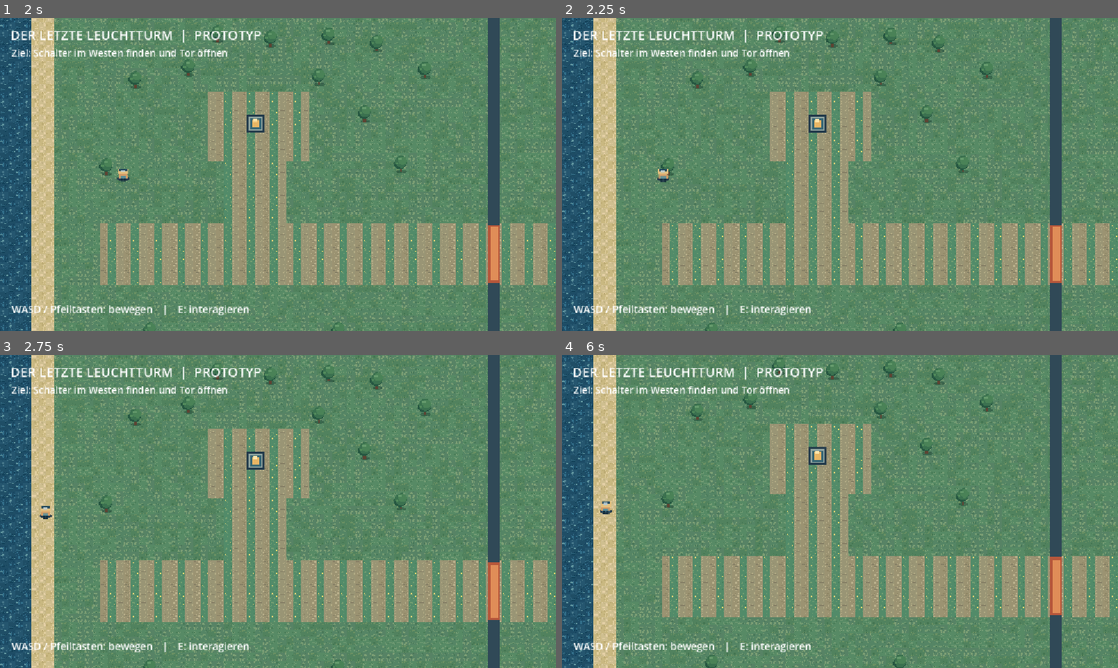
Above: before the commit, frames 1-4 (two rows, left to right).
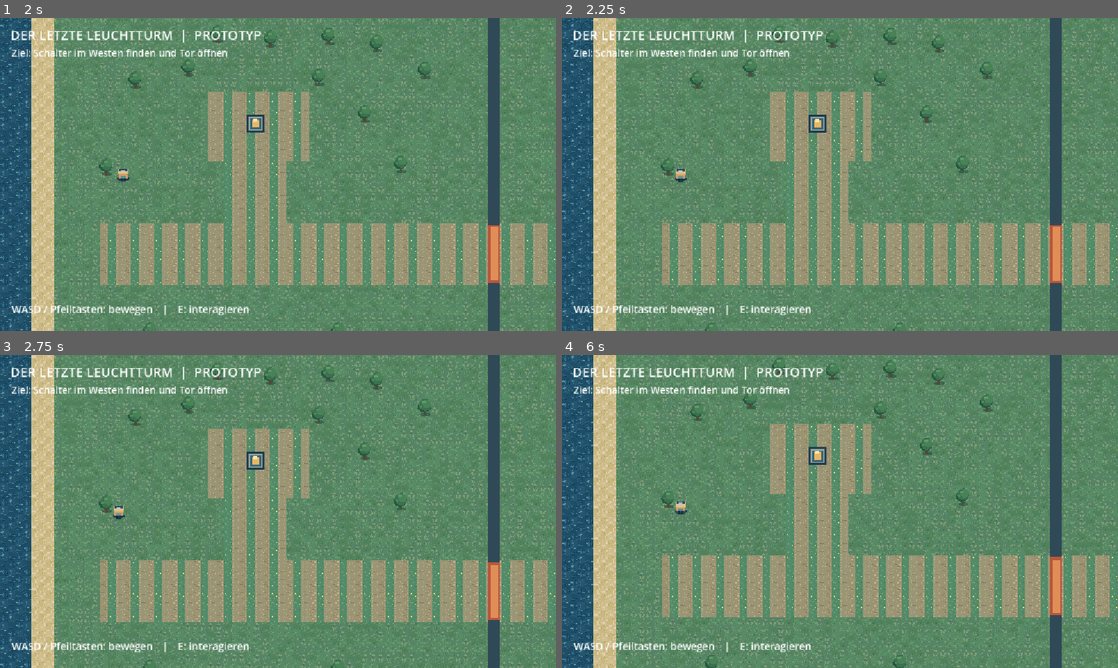
Above: after the commit, the same moments.

Repository: mkaruti/der-letzte-leuchtturm
Game: Godot game, scene res://scenes/main.tscn
The game is run twice, just before and just after one commit, with the same random seed, the same clock (stepped at 60 frames per second) and the same inputs.
Inputs (mouse positions are in pixels of both pictures, inside the frame that each line leads up to):
- Up to frame 1 (2 s): tap Enter at 0.5, 0.6 s; move the mouse to (250, 237) at 0.52 s; hold Up (ui_up) 0.53-1.25 s; click (250, 237) at 0.67 s; tap Space at 0.77 s; drag from (444, 221) to (250, 237) at 1.27 s
- Up to frame 2 (2.25 s): move the mouse to (673, 127) at 2.02 s; hold Left (ui_left) from 2.03 s (still down); tap F at 2.1 s
- Up to frame 3 (2.75 s): keep holding Left (ui_left)
- Up to frame 4 (6 s): release Left (ui_left) at 2.75 s; tap Space at 2.75, 3.77 s; drag from (867, 511) to (673, 464) at 2.77 s; tap Enter at 3.5 s; move the mouse to (756, 433) at 3.52 s; hold Down (ui_down) 3.53-4.25 s; tap Backspace at 3.6 s; drag from (962, 495) to (756, 433) at 4.27 s; move the mouse to (728, 527) at 5.02 s; hold Up (ui_up) 5.03-5.75 s; tap Tab at 5.1 s; click (728, 527) at 5.17 s; drag from (895, 442) to (728, 527) at 5.77 s

Frame 1 is identical in both runs. In frame 2, 0.1% of the frame differs, in the area x 17-23%, y 48-53%; in frame 3, 0.1%; in frame 4, 0.5%, in the area x 0-100%, y 0-83%.

Commit message:
Add water and obstacle collision system

Diff:
--- a/scenes/main.tscn
+++ b/scenes/main.tscn
@@ -1,15 +1,18 @@
-[gd_scene load_steps=4 format=3]
+[gd_scene load_steps=5 format=3]
 
 [ext_resource type="Script" path="res://scripts/main.gd" id="1_main"]
 [ext_resource type="PackedScene" path="res://scenes/player.tscn" id="2_player"]
 
 [ext_resource type="PackedScene" path="res://scenes/island_ground.tscn" id="3_island"]
 
+[ext_resource type="Script" path="res://scripts/island_collision.gd" id="4_collision"]
+
 [node name="Main" type="Node2D"]
 script = ExtResource("1_main")
 
 [node name="IslandGround" parent="." instance=ExtResource("3_island")]
 z_index = -1
+script = ExtResource("4_collision")
 
 [node name="Player" parent="." instance=ExtResource("2_player")]
 position = Vector2(255, 640)
--- /dev/null
+++ b/scripts/island_collision.gd
@@ -0,0 +1,72 @@
+extends TileMapLayer
+## Schritt 7: Kollisionsregeln für unsere Insel (Godot 4.7).
+## Die TileMapLayer bleibt editierbar. Kein Eingriff in Spieler, Tor oder Kamera.
+## Atlas 0..2 = Wasser, 3..5 = Sand, 6..8 = Gras, 9..11 = Weg.
+
+const WATER_TILE_COUNT: int = 3
+const TREE_TRUNK_RADIUS: float = 12.0
+const TREE_TRUNK_OFFSET: Vector2 = Vector2(0, 10)
+
+
+func _ready() -> void:
+    _enable_water_collision()
+    _enable_tree_collision()
+
+
+func _enable_water_collision() -> void:
+    if tile_set == null:
+        push_error("Insel-Kollision: Kein TileSet an IslandGround vorhanden.")
+        return
+
+    # Das TileSet zur Laufzeit kopieren, damit die Quelldatei unverändert bleibt.
+    var collision_tileset: TileSet = tile_set.duplicate(true) as TileSet
+    if collision_tileset.get_physics_layers_count() == 0:
+        collision_tileset.add_physics_layer()
+    collision_tileset.set_physics_layer_collision_layer(0, 1)
+    collision_tileset.set_physics_layer_collision_mask(0, 1)
+
+    var terrain_atlas: TileSetAtlasSource = collision_tileset.get_source(0) as TileSetAtlasSource
+    if terrain_atlas == null:
+        push_error("Insel-Kollision: Das Terrain-Atlas-Set (ID 0) fehlt.")
+        return
+
+    # Volle 16x16-Kollision für die drei Wasser-Varianten im Terrain-Atlas.
+    # Sand, Gras und Wege bleiben begehbar.
+    var water_shape := PackedVector2Array([
+        Vector2(-8, -8), Vector2(8, -8),
+        Vector2(8, 8), Vector2(-8, 8)
+    ])
+    for atlas_x in range(WATER_TILE_COUNT):
+        var data: TileData = terrain_atlas.get_tile_data(Vector2i(atlas_x, 0), 0)
+        if data == null:
+            push_warning("Insel-Kollision: Wasser-Tile %d fehlt." % atlas_x)
+            continue
+        data.set_collision_polygons_count(0, 1)
+        data.set_collision_polygon_points(0, 0, water_shape)
+
+    tile_set = collision_tileset
+
+
+func _enable_tree_collision() -> void:
+    # Die bestehenden Baum-Sprites erhalten nur am Stamm eine Kollision.
+    # Baumkronen sollen in der Top-Down-Ansicht keine großen Hindernisse sein.
+    for child in get_children():
+        if not (child is Sprite2D and String(child.name).begins_with("Tree")):
+            continue
+        if child.has_node("TrunkCollision"):
+            continue
+
+        var trunk := StaticBody2D.new()
+        trunk.name = "TrunkCollision"
+        trunk.position = TREE_TRUNK_OFFSET
+        trunk.collision_layer = 1
+        trunk.collision_mask = 1
+
+        var shape_node := CollisionShape2D.new()
+        shape_node.name = "CollisionShape2D"
+        var circle := CircleShape2D.new()
+        circle.radius = TREE_TRUNK_RADIUS
+        shape_node.shape = circle
+
+        trunk.add_child(shape_node)
+        child.add_child(trunk)
Not shown, added: scripts/island_collision.gd.uid
